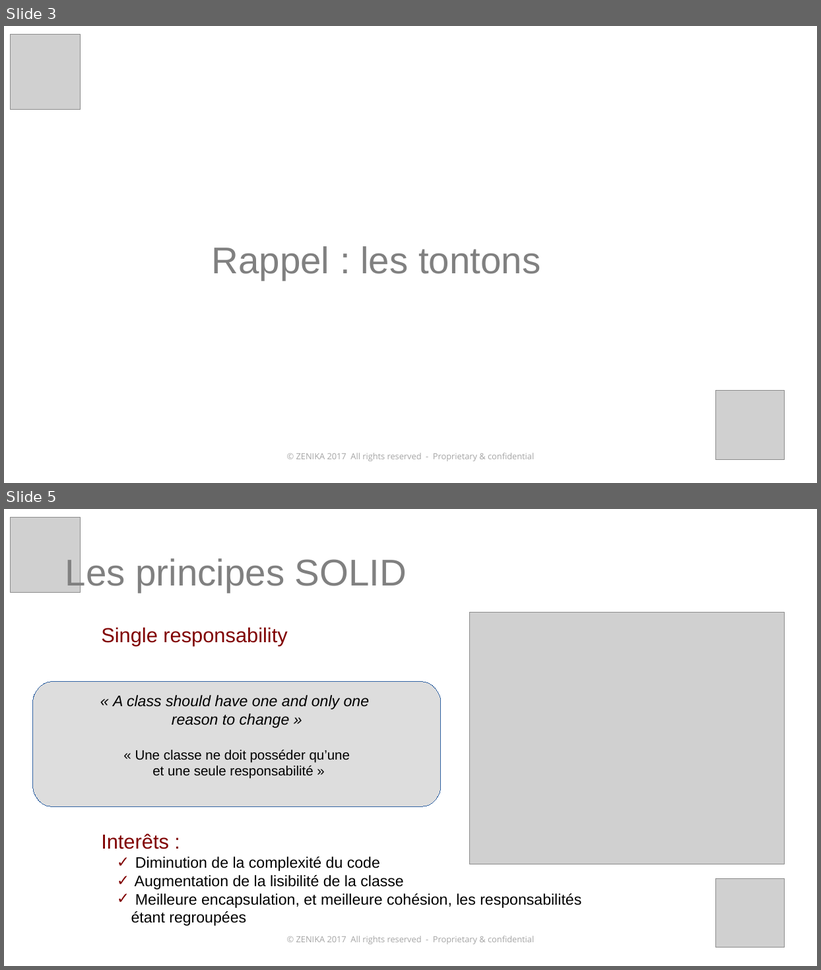
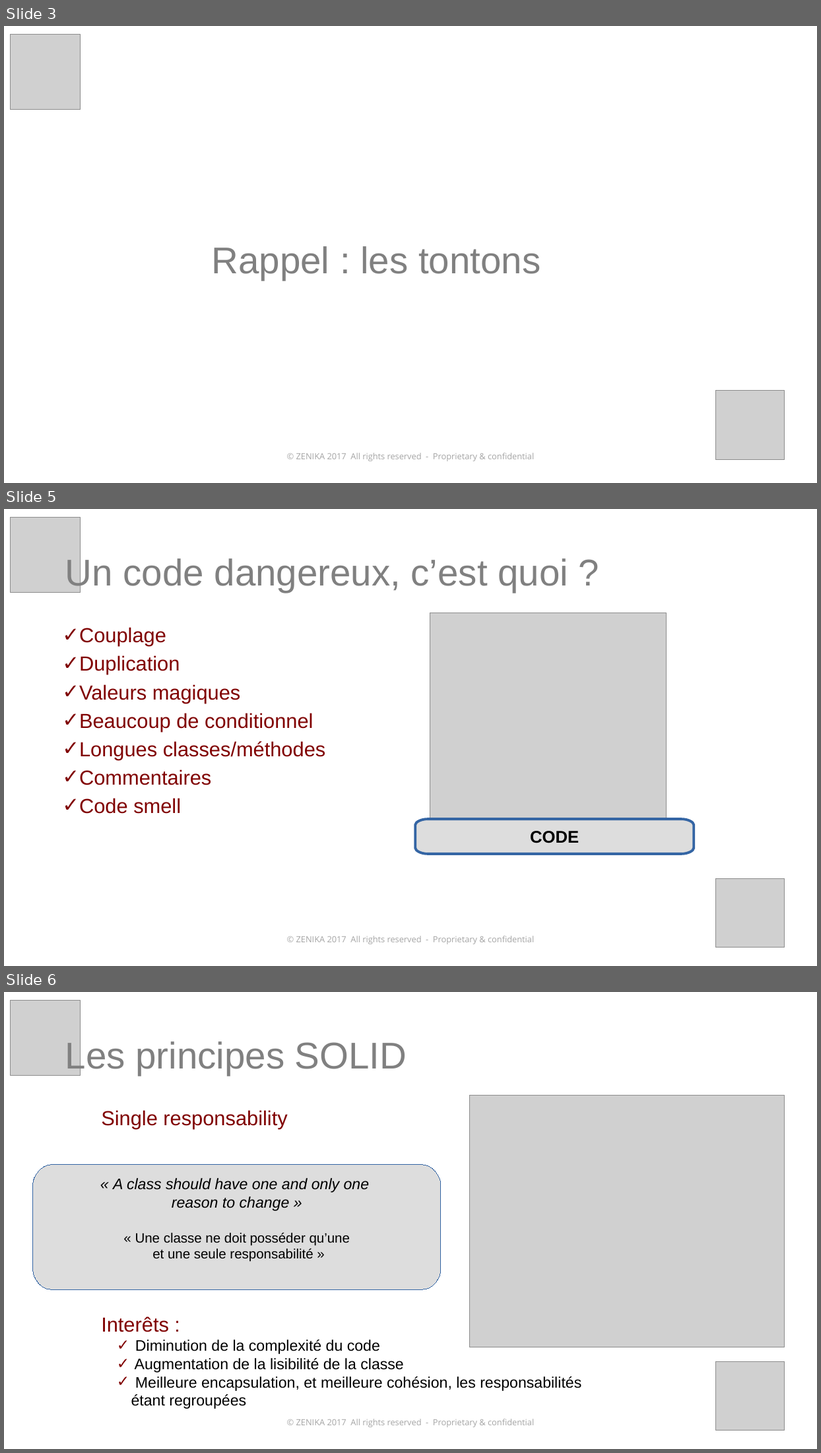
Before and after one commit to kronann/solid-dinosaur, a slide deck: solid-workshop.pptx. Shown one above the other, each under a label of ours: slides 3 and 5 before the commit, slides 3, 5 and 6 after it; the slides between them are not shown. The pictures are 821x970 and 821x1453 pixels, drawn with LibreOffice and Linux fonts; fonts in the diff are those of the drawing; grey boxes stand for pictures. Boxes give left, top, right and bottom in pixels: in the first picture for what was removed or moved away, otherwise in the second. Text is boxed around its words. In the diff, an @@ line names an element or a change of style, - is before the commit and + after.

```diff
--- a/solid-workshop.pptx
+++ b/solid-workshop.pptx
@@ slide 5 added at (x1=4, y1=509, x2=817, y2=966), background #FFFFFF; not listed: 1 template element that a slide beside it also shows @@
@@ picture added at (x1=11, y1=518, x2=81, y2=593) @@
@@ text added at (x1=65, y1=556, x2=568, y2=592), 44 pt, text #808080 @@
+Un code dangereux, c’est quoi ?
@@ text added at (x1=79, y1=627, x2=326, y2=814), 24 pt, text #800000 @@
+✓ Couplage
+✓ Duplication
+✓ Valeurs magiques
+✓ Beaucoup de conditionnel
+✓ Longues classes/méthodes
+✓ Commentaires
+✓ Code smell
@@ picture added at (x1=430, y1=613, x2=667, y2=850) @@
@@ freeform shape added at (x1=416, y1=819, x2=694, y2=854), fill #DDDDDD, outline #3465A4 3 pt, 20 pt, text #000000, bold @@
+CODE
@@ picture added at (x1=716, y1=879, x2=785, y2=948) @@
@@ what was slide 5 is now slide 6 @@
```
Also in this commit, not shown: 4 slides changed, 1 other slide added, 1 other file.
